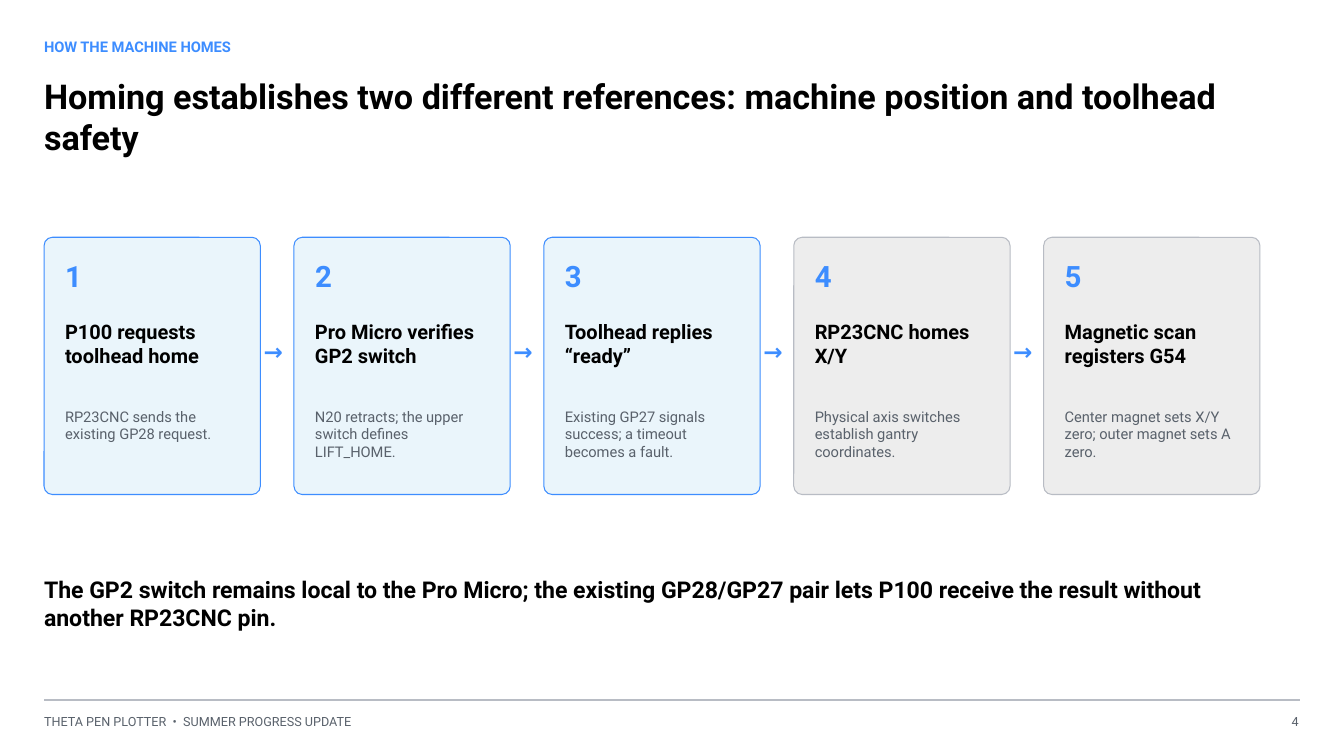
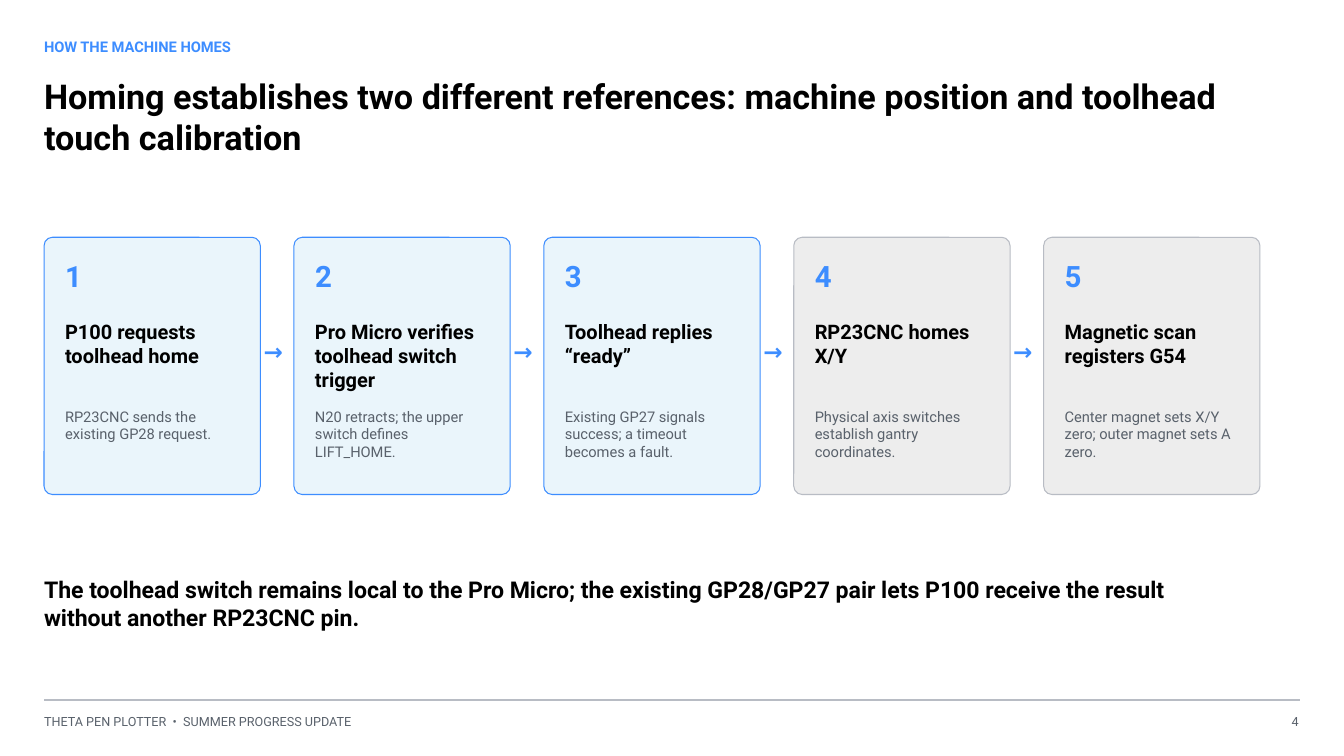
Before and after one commit to kevin-chase-claypool/converter, a slide deck: slide 4 of docs/report/Theta_Pen_Plotter_Summer_Progress_Update.pptx. Drawn at 1344x756 pixels with LibreOffice and Linux fonts; fonts in the diff are those of the drawing. Boxes give left, top, right and bottom in pixels: in the first picture for what was removed or moved away, otherwise in the second. Text is boxed around its words. In the diff, an @@ line names an element or a change of style, - is before the commit and + after.

```diff
--- a/docs/report/Theta_Pen_Plotter_Summer_Progress_Update.pptx
+++ b/docs/report/Theta_Pen_Plotter_Summer_Progress_Update.pptx
@@ text at (44,83,1216,151): text changed @@
-Homing establishes two different references: machine position and toolhead safety
+Homing establishes two different references: machine position and toolhead touch calibration
@@ text at (315,323,474,391): text changed @@
-Pro Micro verifies GP2 switch
+Pro Micro verifies toolhead switch trigger
@@ text at (44,580,1164,631): text changed @@
-The GP2 switch remains local to the Pro Micro; the existing GP28/GP27 pair lets P100 receive the result without another RP23CNC pin.
+The toolhead switch remains local to the Pro Micro; the existing GP28/GP27 pair lets P100 receive the result without another RP23CNC pin.
```
Also in this commit, not shown: 5 other slides changed, 6 other files.
